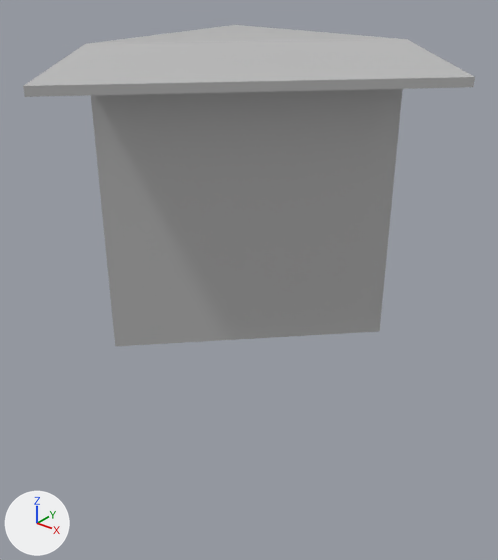
A saved change to the FBX model Assets/3D/Buildings/Modular/Roof/Roof_45_Corner_2.fbx.
Before and after are seen from a 50 mm camera at (7.44, -8.95, 5.65) aimed at (1.65, -1.71, 1.17). The lights are fixed; the arrows at lower left show +X, +Y and +Z. The first picture is the older version. Where no turn or scale is listed for an object, it has been applied to the vertices.

Objects in the first picture: 'Roof_45_Corner_2'.
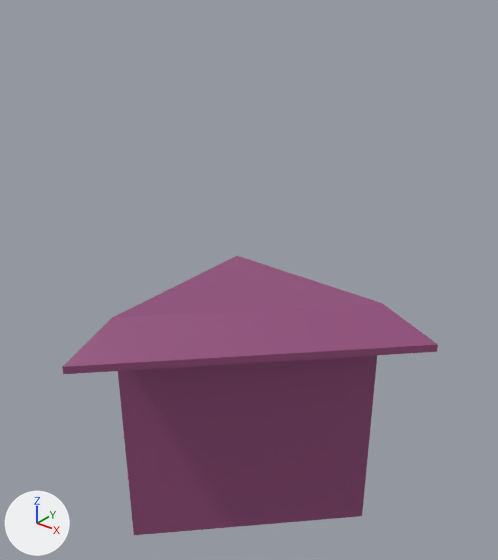
Where the change shows, as pixel boxes (x1, y1, x2, y2) in the pictures (498 x 560 px):
'Roof_45_Corner_2', recoloured, moved
    before: (23, 25, 475, 346)
    after: (62, 256, 438, 535)

What changed in the scene script:
```text
Add mat_roof_pieces:
    mat_roof_pieces = principled_material('Roof_Pieces')
    mat_roof_pieces.base_color = (0.292, 0.0743, 0.2)  # purple #934d7c
Change me_mesh:
    where me_mesh.from_pydata(...)  # 11 vertices, 5 faces; spans x 0.0..4.0, y -4.0..0.0, z -4.0..0.52
    remove me_mesh.materials.append(mat_lambert1)  # grey #bcbcbc
    add me_mesh.materials.append(mat_roof_pieces)  # purple #934d7c
Change ob_roof_45_corner_2:
    ob_roof_45_corner_2.location: (0.0, 0.0, 4.0) -> (0.0, 0.0, 0.0)
```
